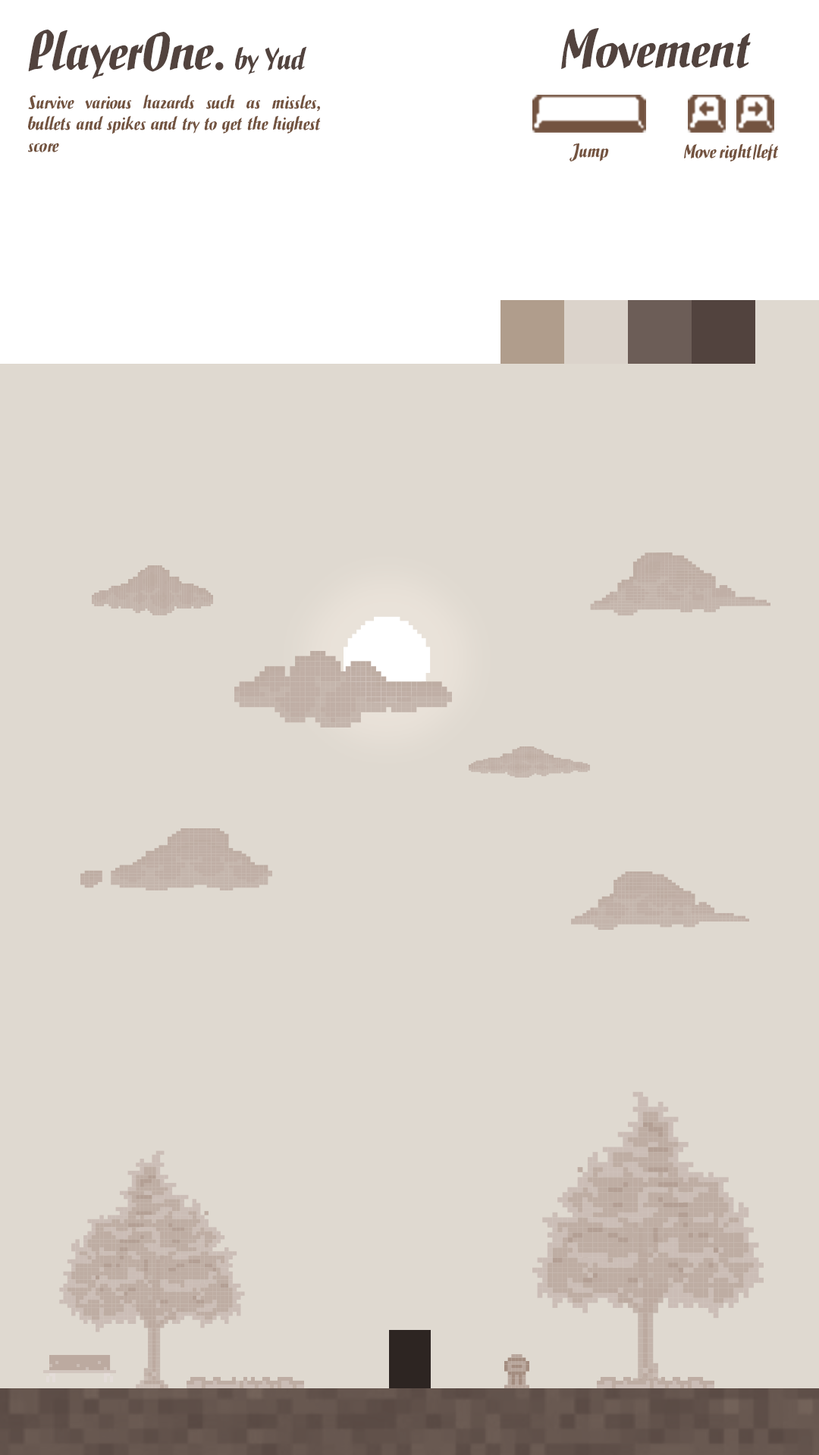
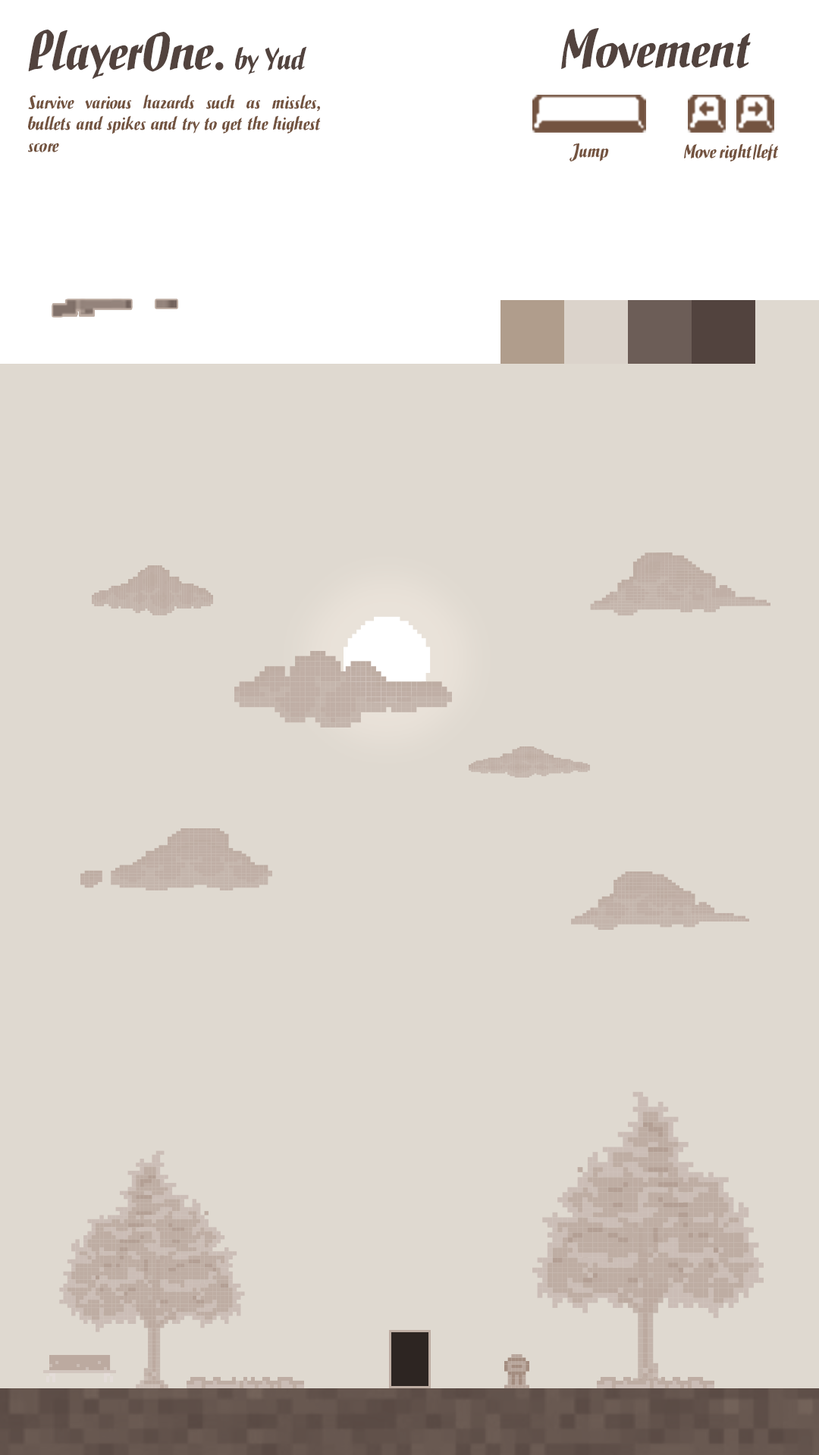
Layered file, before and after one edit (w=819, h=1455). Changes by layer:
added group "Weapon" with 6 layers in group "Player" over left=53, top=300, right=177, bottom=317
added group "Bullet" with 2 layers in group "Weapon" over left=156, top=300, right=177, bottom=308
added layer "Layer 3" in group "Bullet" over left=156, top=300, right=177, bottom=308
added group "Gun" with 2 layers in group "Weapon" over left=53, top=300, right=132, bottom=317
added layer "Layer 2" in group "Gun" over left=53, top=300, right=132, bottom=317
